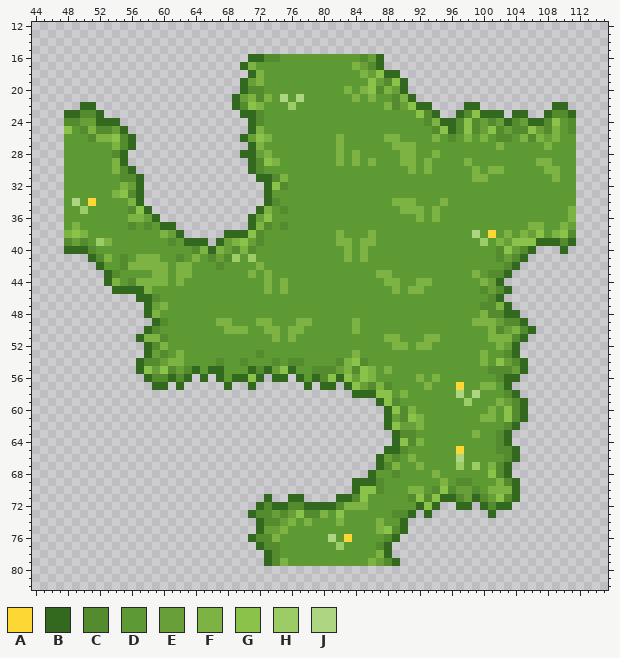
Two versions of one pixel-art file, Assets/Arts/TileMap_TileRule/TM/Land_Grass/GrassTile02.aseprite. The picture above was drawn from the file before the commit.
160x160 pixels, 1 frame. Shown: x 44..115, y 12..82.
Palette (. is transparent): A #fdd835  B #33691e  C #558b2f  D #5e9a33  E #689f38  F #7cb342  G #8bc34a  H #9ccc65  J #aed581
Pixels before (only the part around the change), first column x 44:
12 ........................................................................
13 ........................................................................
14 ........................................................................
15 ........................................................................
16 ...........................BBCCDDDDDDDDDDCEB............................
17 ..........................BFDDDDDDDDDDDDFECB............................
18 ...........................BFDDDDDDDDDDDDFEGBB..........................
19 ..........................BEFDDDDDDDDDDDDDGECGB.........................
20 ..........................BCCDDDDDDDDDDFDFGCFEB.........................
21 .........................BEFCFDJDJDDDDDDFDFDDCFB........................
22 ......BB.................BCGFDDDHDDDDDDDDDDDFCEGBB....BB.........BB.....
23 ....BBCCB.................BBCDDDDDDDDDDDDDDDDDDDGCB..BCGBBB.BB..BCCB....
24 ....CCEEBBB................BCDDDDDDDDDDDDDDDDDDDDCFBBCGCECEBCEBBCGDC....
25 ....GDCFCCEB...............BFDDDDDDDDDDDDDDDDDDDDDCGBCGCEGCECCGECFDC....
26 ....DDDCFFGCB.............BEGFDDDDDDDDFDDDDDFFDDDDFDCDFDFDCCDFCFEFDD....
27 ....DDDDDDFCB..............BFDDDDDDDDDFDDDDDDFFFDDDDDDDDDDFDDDDDFDDD....
28 ....DDDDDDCB..............BBEFDDDDDDDDFDFDDDDDFFDDFDDDDDDDDDDDDDDDDD....
29 ....DDDDDDFB...............BCGFDDDDDDDFDFDFDDDFFDFDDDDFDDDDDDDDFFDDD....
30 ....DDDDDDFCB..............BCDDDDDDDDDDDDDDDDDDFDFDDDDDFDFFDDDDDFFDD....
31 ....DDDDDDDCCB..............BBCFDDDDDDDDDDDDDDDDDDDDDDDFFDDDDDDDDFDD....
32 ....DDDDDDDFEB...............BGCDDDDDDDDDDDDDDDDDDDDDDDDDDDDDDDDDDDD....
33 ....DDDDDDFGCB...............BDDDDDDDDDDDDDDDDDDDDDDDDDDDDDDDDDDDDDD....
34 ....DJDADDDDFB...............BCDDDDDDDDDDDDDDFFFDDDFDDDDDDDDDDDDDDDD....
35 ....DDHDDDDDCGB.............BFDCDDDDDDDDDDDDDDFFFDFDDDDDDDDDDDDDDDDF....
36 ....DDDDDDDDFFEB...........BEGDDDDDDDDDDDDDDDDDDFDFDDDDDDDDDDDDDDDDF....
37 ....DFDDDDDDCDCDBB.........BFCDCDDDDDDDDDDDDDDDDDDDDDDDDDDDDDDFFDDFE....
38 ....FGFDDDDDDDDDFEB.....BBBGCDDDDDDDDDFDDDFDDDDDDDDDDDDJDADFDFEGDFGC....
39 ....CECDHFDDDDDDDCDBBB.BEFGECDDDDDDDDDFFDFFDDDDDDDDDDDDDHDFEGGGBBBCB....
40 ....BBBCDDDDDDDDDDDDCFBFECFCDDDDDDDDDDDFDFDDDDDDDDDDDDDDDDCGECB...B.....
41 .......BCFDCDFFFDDCDFDCECHDHDDDDDDDDDDDFDFDDDDDDDDDDDDDDDDCECB..........
42 ........BDDCFFFFFDFFDDDCDDDDFDDDDDDDDDDDDDDDDDDDDDDDDDDDDDDCB...........
43 .........BCDDDDFFDFFDDDDDDDFDFDDDDDDDDDDDDDFFDDDDDDDDDDFDCCB............
44 .........BFDCFFFFDFDDDDDDDDDDFDFDDDDDDDDDDDDFFDDFFDDDDDDFEB.............
45 ..........BBBBFDDDDDDDDDDDDDDFDFDDDDDDDDDDDDDFDFFDDDDDDDCECB............
46 .............BBCDDDDDDDDDDDDDDDDDDDDDDDDDDDDDDDDDDDDDDDDDCB.............
47 ..............BEFDDDDDDDDDDDDDDDDDDDDDDDDDDDDDDDDDDDDDDDCCFB............
48 ..............BFDDDDDDDDDDDDDDDDDDDDDDDDDDDDDDDDDDDDDDDDFCCBB...........
49 ...............BCDDDDDDFFDDDFFDDDFFDDDDDFDDDDDDDDDDDDDDFFFECCB..........
50 ..............BCDDDDDDDDFFFDDFFDFFDDDDDDFDDDDDDDDDDDDDDDDFCEFCB.........
51 .............BFFCDDDDDDDDDDDDDFDFDDDDDDDDDDDFFDDDFFDDDDDDFFFCB..........
52 ..............BCFDDDDDDDDDDDDDDDDDDDDDDDDDDDDFFDFFDDDDDDDDFEB...........
53 ..............BECDFDDDDDDDDDCDDDDDDDDDDDFDDDDDDDDDDDDDDDFDDCB...........
54 .............BCCEFFDDDDCDDCDDDCDCCDDDDCFGCDDDDDDDDDDDDDDFDGECB..........
55 .............BGEGCECBDBBDDDBCBEGBDDCCCEFCGFDFDDDDDDDDDDDDCCCEB..........
56 ..............BCCBCB.B.BDBBGB.BB.BDBCGBGEGFDDDDDFDFDDDDDDDCBB...........
57 ...............BB.B.....B..B......B.BB.BGECFCDDDDFDDDADDFFDB............
58 ........................................BBBGGDFDDDDDDJDJDDDCB...........
59 ...........................................BGCDDDDDDDDHDDDFECB..........
60 ............................................BGCFDDDDDDDDDFDGCB..........
61 ............................................BECGFDDDDDDDFFDGCB..........
62 ............................................BGEEFDDDDDDDDDDCB...........
63 .............................................BCCDDDDDDDFDDCB............
64 .............................................BGCFDDDDDDDDDCB............
65 ............................................BBCDDDDDDADDDDCCB...........
66 ...........................................BECDFDDDDDJDDDDDCB...........
67 ...........................................BCFDDFDDDDHDHDFCB............
68 ..........................................BDDCDDDDFDDDDDDGCB............
69 ........................................BBBCDDDDDDDFDCCDDDFCB...........
70 ........................................BGGCDDDFFDCGCEECDFFFB...........
71 .............................B..BB....BBCGDDDDDCGCGBBCEBCEGCB...........
72 ............................BCBBCCBBBBCFFFDDDDDDBGB..BB.BCBB............
73 ...........................BCCECEGCCFDGDDDDDDCCB.B.......B..............
74 ............................BCCEFDFDDDFDDDDFDDB.........................
75 ............................BEEFDDDDDDDDDDDFGCB.........................
76 ...........................BCCFDDDDDDJDADDDDCB..........................
77 ............................BCCDDDDDDDHDDDDCB...........................
78 .............................BCDDDDDDDDDDDDFB...........................
79 .............................BCFDDDDDDDDDDFECB..........................
80 ........................................................................
81 ........................................................................
82 ........................................................................
After the commit:
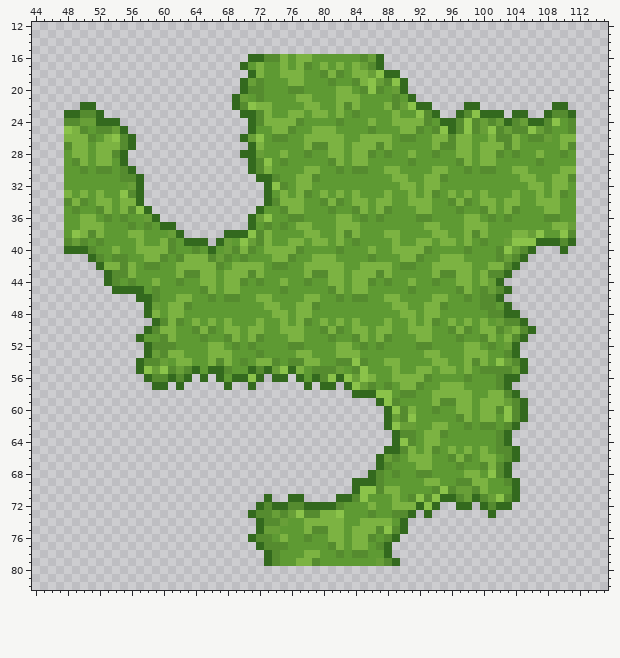
Diff:
layer "Layer 2" added
Changed rows in their new state; - is an unchanged pixel.
Layer "Layer 2":
first column x 48:
16 ---------------------------F-FF---------------------------------
17 -----------------------DF--F-FC-F-F-----------------------------
18 ---------------------------FFF--CFC-F---------------------------
19 ------------------------C---FF---C--CF--------------------------
20 ----------------------------CC----F--C--D-----------------------
21 -----------------------D-D-D-FF---FF--D---D---------------------
22 -------------------------F--D-FF--FCF---------------------------
23 -------------------------F--FF-FF-F-C----F----------------------
24 -------------------------FFFFC----C---F--FFFF-D-----------------
25 -F-D--------------------D-FFC--FFF----C---FFC----------------D--
26 FFF-D--------------------DCC--FFFF---FFF-DCC---F-F--DF--FD-C-DFF
27 CFF-FF------------------------FCCF--FFFCFDDD--FCCFF-FF-CF---D-FC
28 -FF-FF-------------------D-F--C--F---FC-C-D---C--FF-FFC-C--F--C-
29 -CF-FFD-------------------DC-----C---FD---DC-D---C--FF-----CD---
30 --C-CCD------------------F----FF--C-CC--FF-D-DFF--CDCCD-FF--DDFF
31 ---------------------------D-FFC---------FF--FFC---DD----FF---FC
32 -------D---------------------FF-----------FF-FF-----------FF-FF-
33 F-F-F-D--------------------F-FC-F-F-F---F--F-FC-F-F-F---F--F-FC-
34 CFCDFF-F-------------------FFF--CFC-FF-FFDD-FF-DCFC-FF-FF--FFF--
35 -CD-CF-F-----------------D--FF---C--CF-FC-DD-FD--C--CF-FC---FF-D
36 --FF-C-CDD------------------CC----FF-C-C----CCD---FF-C-C----CC-D
37 -DFFF-------------------D----FF---FFF--------FF---FFF-----DD-F--
38 D--CF---FF--D------------F----FF---CF-D-FF----FF--FCFD-DF----D--
39 ----CD---F--F--------D---F--FF-FF--DCDD--F--FF-FF-F-C-D---------
40 ------F--FFFFC---D-D-----FFFFC----CD-DF--FFFFC----C-------------
41 -----DC--D--C--F-F---DCD--FFC--FFF-D-DC---FFC--FFF--------------
42 -----FF--DCCD---FFF--FFF--CC--FFFFF--FFFF-CC--FFFFF--FF---------
43 -------CF--DD--CCFF-FFFCFD----FCCFF-FFFC------FCCFFDF-----------
44 ------C--DD-D-C--FF-FFC-CD----C--FF-FFC-CD-FDDC--FF-------------
45 ----------DC-----CF-FF---D-C-----CF-FF---D-CD----CF-------------
46 --------------FF--C-CC--FF----FF--C-CC--FF----FF--C-C-----------
47 ------------DFFC---------FF--FFC---------FF--FFC------D---------
48 -------------FF-----------FF-FF-----------FF-FF-----D-----------
49 -------------FC-F-FD-----D-F--C-F-F-----F--F-FC-F-FD-D----------
50 ------------FF--CFC---DFFDDF----CFC--F-FF--FFF--CFC-F-----------
51 ----------DD-F---C--CF-FC-D--F---C--CF-FCD--F-D--C--C-D---------
52 ------------CC----FF-C-C----CC----FF-C-C-DD-CC----FF-CD---------
53 -------------F----FFF--------FF---FF---------FF---FF------------
54 -------------D-F--F-F---FF----FF---C----FF----FF--FC------------
55 --------------------C--------F-----D--D-DF--FF-FF-F-C-----------
56 -----------------------------------------FFF-CD---C-------------
57 ---------------------------------------D--FFCD-FFF--DDC---------
58 ------------------------------------------CC--FFFFFD-FF---------
59 ----------------------------------------------FCCFF-FF----------
60 ----------------------------------------------C--FF-F-C---------
61 --------------------------------------------D----CF-------------
62 --------------------------------------------D-FF--C-CC----------
63 ---------------------------------------------FFC---D------------
64 --------------------------------------------DFF-----------------
65 -------------------------------------------F-FC-FDF-F-----------
66 --------------------------------------------FF--CFC-FF----------
67 -----------------------------------------D---F---C-DC-----------
68 ---------------------------------------C----CCD---FF------------
69 ---------------------------------------------FFD---FF-D---------
70 ----------------------------------------FF-DD-------FDDD--------
71 -----------------------------------------F----------------------
72 -----------------------------------DDDF--FFF--------------------
73 ---------------------------------F----C-------------------------
74 ----------------------------D--FFF---FF-F-----------------------
75 ---------------------------D--FCCFF-FFFC------------------------
76 --------------------------DF--C--FFDFFC-------------------------
77 ---------------------------C-----CF-FF--------------------------
78 ------------------------------FF--C-CC-D------------------------
79 ---------------------------D-FFC------D-------------------------
Boxes around the changes in both pictures, in picture pixels (x1, y1, x2, y2):
changed: (64, 54, 576, 566)
